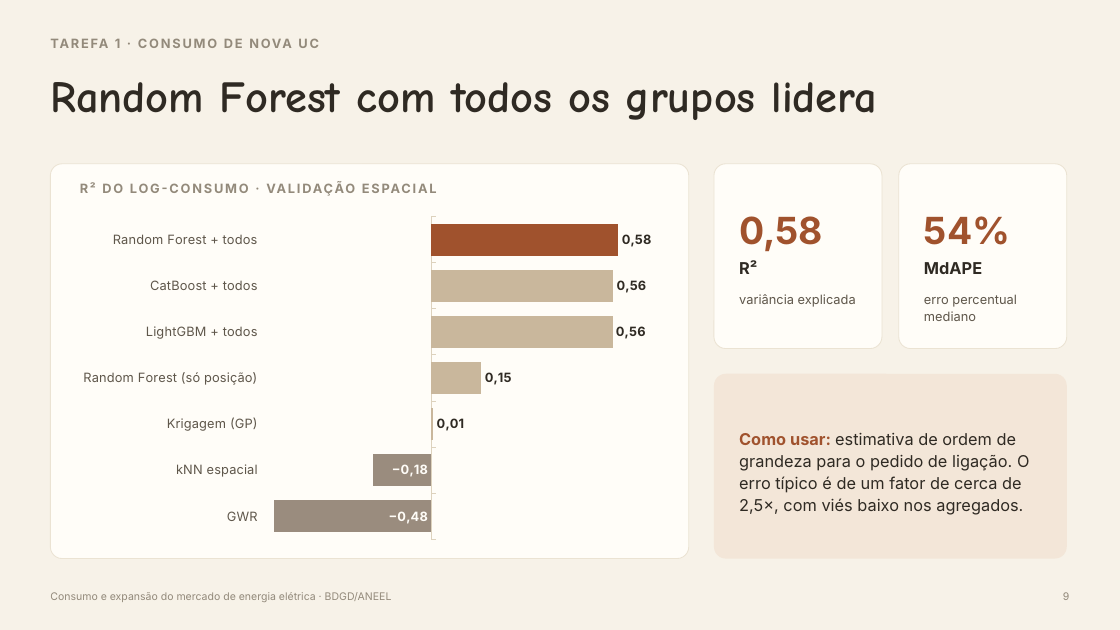
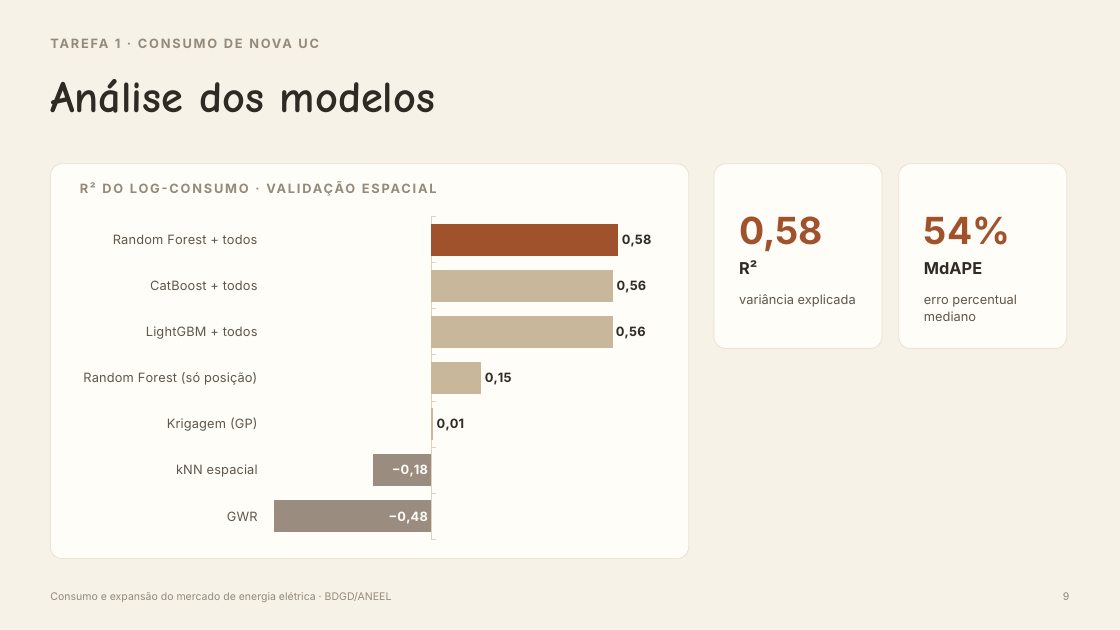
Before and after one commit to lucas-men-nobrega/TCC_projeto, a slide deck: slide 9 of apresentacao/Apresentacao_TCC_v2.pptx. Drawn at 1120x630 pixels with LibreOffice and Linux fonts; fonts in the diff are those of the drawing. Boxes give left, top, right and bottom in pixels: in the first picture for what was removed or moved away, otherwise in the second. Text is boxed around its words. In the diff, an @@ line names an element or a change of style, - is before the commit and + after.

```diff
--- a/apresentacao/Apresentacao_TCC_v2.pptx
+++ b/apresentacao/Apresentacao_TCC_v2.pptx
@@ text at [50, 79, 435, 113]: text changed @@
-Random Forest com todos os grupos lidera
+Análise dos modelos
@@ rounded rectangle removed at [714, 374, 1067, 559] @@
@@ text removed at [739, 433, 1029, 515] @@
-Como usar: estimativa de ordem de grandeza para o pedido de ligação. O erro típico é de um fator de cerca de 2,5×, com viés baixo nos agregados.
```
Also in this commit, not shown: 16 other slides changed, 2 slides added, 3 slides removed, 4 other files.
